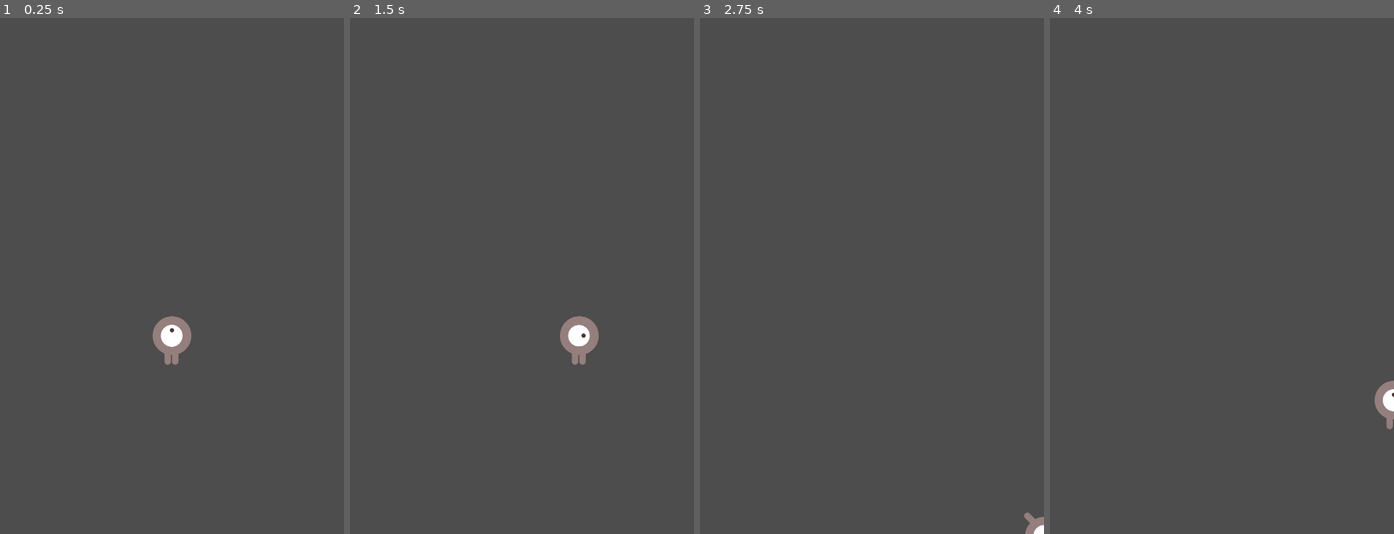
Above: before the commit, frames 1-4 (left to right).
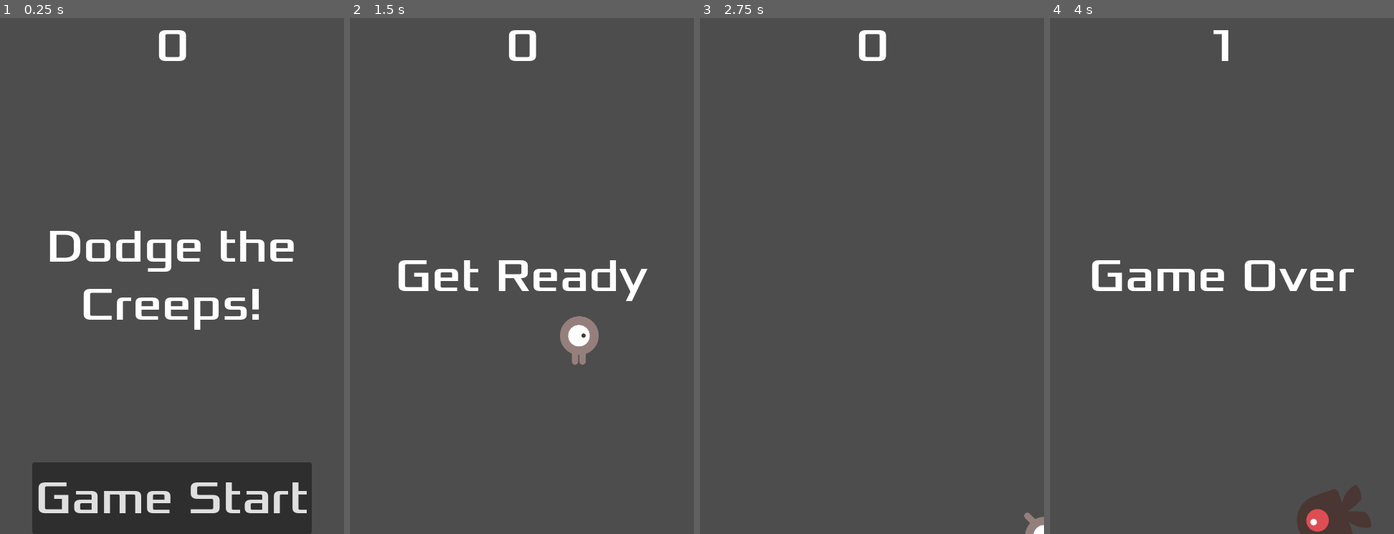
Above: after the commit, the same moments.

Repository: phoenixpina/DodgeTheCreepsEdit
Game: Godot game, scene res://main.tscn
The game is run twice, just before and just after one commit, with the same random seed, the same clock (stepped at 60 frames per second) and the same inputs.
Inputs (mouse positions are in pixels of both pictures, inside the frame that each line leads up to):
- Up to frame 1 (0.25 s): no input
- Up to frame 2 (1.5 s): click (522, 497) at 0.5 s, where only the run after the commit has a clickable "Game Start"; tap Enter at 1.25 s; hold Right (move_right) from 1.28 s (still down)
- Up to frame 3 (2.75 s): release Right (move_right) at 2.03 s; hold Down (move_down) from 2.03 s (still down)
- Up to frame 4 (4 s): release Down (move_down) at 2.78 s; hold Right (move_right) 2.78-3.53 s; hold Up (move_up) from 3.53 s (still down)

The runs differ from the first frame. In frame 1, 15% of the frame differs, in the area x 9-91%, y 2-100%; in frame 2, 2.1%; in frame 3, 0.3%; in frame 4, 3.6%.

Commit message:
Finished HUD and fixed Main scene problem.

Diff:
--- /dev/null
+++ b/hud.gd
@@ -0,0 +1,30 @@
+extends CanvasLayer
+
+# Notifies `Main` node that the button has been pressed
+signal start_game
+
+func show_message(text):
+	$Message.text = text
+	$Message.show()
+	$MessageTimer.start()
+
+func show_game_over():
+	show_message("Game Over")
+	# Wait until the MessageTimer has counted down.
+	await $MessageTimer.timeout
+
+	$Message.text = "Dodge the Creeps!"
+	$Message.show()
+	# Make a one-shot timer and wait for it to finish.
+	await get_tree().create_timer(1.0).timeout
+	$StartButton.show()
+
+func update_score(score):
+	$ScoreLabel.text = str(score)
+
+func _on_start_button_pressed():
+	$StartButton.hide()
+	start_game.emit()
+
+func _on_message_timer_timeout():
+	$Message.hide()
--- /dev/null
+++ b/hud.tscn
@@ -0,0 +1,62 @@
+[gd_scene load_steps=3 format=3 uid="uid://dolfq8dfr8hqf"]
+
+[ext_resource type="FontFile" uid="uid://bxfdgr2c50wmc" path="res://fonts/Xolonium-Regular.ttf" id="1_43gv6"]
+[ext_resource type="Script" path="res://hud.gd" id="1_pbko1"]
+
+[node name="HUD" type="CanvasLayer"]
+script = ExtResource("1_pbko1")
+
+[node name="ScoreLabel" type="Label" parent="."]
+anchors_preset = 5
+anchor_left = 0.5
+anchor_right = 0.5
+offset_left = -22.5
+offset_right = 22.5
+offset_bottom = 78.0
+grow_horizontal = 2
+theme_override_fonts/font = ExtResource("1_43gv6")
+theme_override_font_sizes/font_size = 64
+text = "0"
+horizontal_alignment = 1
+vertical_alignment = 1
+
+[node name="Message" type="Label" parent="."]
+anchors_preset = 8
+anchor_left = 0.5
+anchor_top = 0.5
+anchor_right = 0.5
+anchor_bottom = 0.5
+offset_left = -240.0
+offset_top = -120.0
+offset_right = 240.0
+offset_bottom = 120.0
+grow_horizontal = 2
+grow_vertical = 2
+theme_override_fonts/font = ExtResource("1_43gv6")
+theme_override_font_sizes/font_size = 64
+text = "Dodge the Creeps!"
+horizontal_alignment = 1
+vertical_alignment = 1
+autowrap_mode = 2
+
+[node name="StartButton" type="Button" parent="."]
+anchors_preset = 7
+anchor_left = 0.5
+anchor_top = 1.0
+anchor_right = 0.5
+anchor_bottom = 1.0
+offset_left = -195.0
+offset_top = -100.0
+offset_right = 195.0
+grow_horizontal = 2
+grow_vertical = 0
+theme_override_fonts/font = ExtResource("1_43gv6")
+theme_override_font_sizes/font_size = 64
+text = "Game Start"
+
+[node name="MessageTimer" type="Timer" parent="."]
+wait_time = 2.0
+one_shot = true
+
+[connection signal="pressed" from="StartButton" to="." method="_on_start_button_pressed"]
+[connection signal="timeout" from="MessageTimer" to="." method="_on_message_timer_timeout"]
--- a/main.gd
+++ b/main.gd
@@ -4,19 +4,24 @@
 var score
 
 func _ready():
-	new_game()
+	pass
 
 func game_over():
 	$ScoreTimer.stop()
 	$MobTimer.stop()
+	$HUD.show_game_over()
 
 func new_game():
 	score = 0
 	$Player.start($StartPosition.position)
 	$StartTimer.start()
+	$HUD.update_score(score)
+	$HUD.show_message("Get Ready")
+	get_tree().call_group("mobs", "queue_free")
 
 func _on_score_timer_timeout():
 	score += 1
+	$HUD.update_score(score)
 
 func _on_start_timer_timeout():
 	$MobTimer.start()
--- a/main.tscn
+++ b/main.tscn
@@ -1,8 +1,9 @@
-[gd_scene load_steps=5 format=3 uid="uid://cjp0dawxas8xm"]
+[gd_scene load_steps=6 format=3 uid="uid://cjp0dawxas8xm"]
 
 [ext_resource type="PackedScene" uid="uid://ncpa5vaoxc16" path="res://Player.tscn" id="1_37hbr"]
 [ext_resource type="Script" path="res://main.gd" id="1_fv02e"]
 [ext_resource type="PackedScene" uid="uid://c85ilikk4trwe" path="res://mob.tscn" id="2_c42nt"]
+[ext_resource type="PackedScene" uid="uid://dolfq8dfr8hqf" path="res://hud.tscn" id="4_oaeol"]
 
 [sub_resource type="Curve2D" id="Curve2D_wxxr2"]
 _data = {
@@ -35,4 +36,10 @@
 position = Vector2(2, -1)
 rotation = 0.00209643
 
+[node name="HUD" parent="." instance=ExtResource("4_oaeol")]
+
 [connection signal="hit" from="Player" to="." method="game_over"]
+[connection signal="timeout" from="MobTimer" to="." method="_on_mob_timer_timeout"]
+[connection signal="timeout" from="ScoreTimer" to="." method="_on_score_timer_timeout"]
+[connection signal="timeout" from="StartTimer" to="." method="_on_start_timer_timeout"]
+[connection signal="start_game" from="HUD" to="." method="new_game"]
--- a/mob.tscn
+++ b/mob.tscn
@@ -46,7 +46,7 @@
 
 [sub_resource type="CapsuleShape2D" id="CapsuleShape2D_3jl1f"]
 
-[node name="Mob" type="RigidBody2D"]
+[node name="Mob" type="RigidBody2D" groups=["mobs"]]
 collision_mask = 0
 gravity_scale = 0.0
 script = ExtResource("1_6mbiu")
